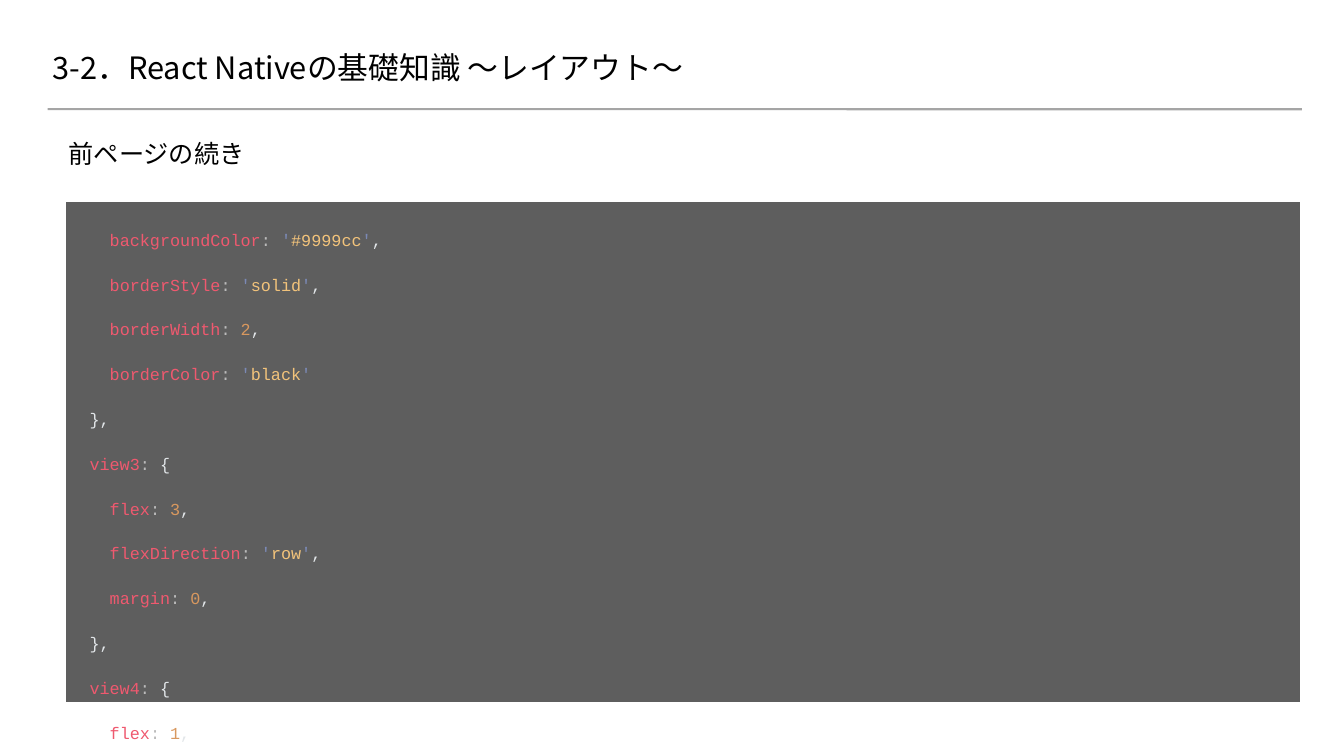
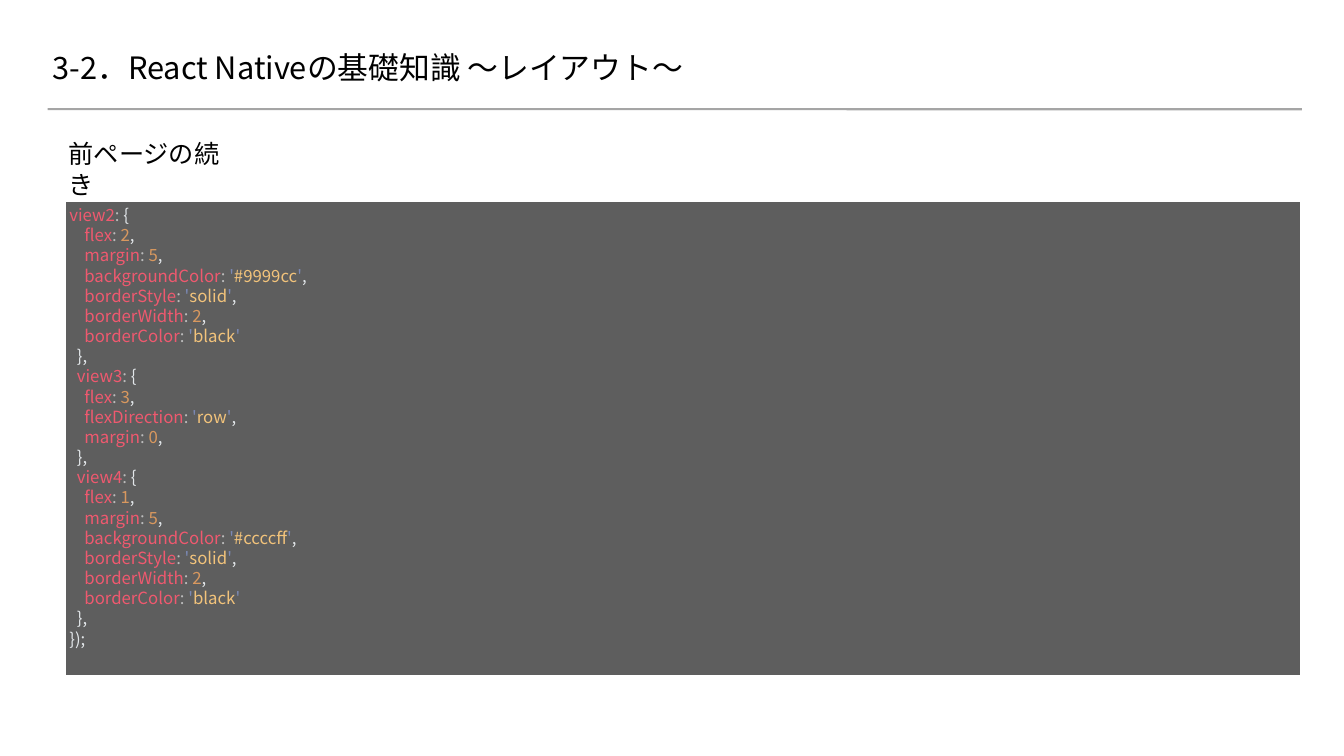
Before and after one commit to 2018SYSTEMI34/diary, a slide deck: slide 15 of doc/02_SlideShare/01.ネタ/３_ReactNative基礎知識/react-native.pptx (slide 16 before the commit). Drawn at 1344x756 pixels with LibreOffice and Linux fonts; fonts in the diff are those of the drawing; background and template pictures are left out. Boxes give left, top, right and bottom in pixels: in the first picture for what was removed or moved away, otherwise in the second. Text is boxed around its words. In the diff, an @@ line names an element or a change of style, - is before the commit and + after.

```diff
--- a/doc/02_SlideShare/01.ネタ/３_ReactNative基礎知識/react-native.pptx
+++ b/doc/02_SlideShare/01.ネタ/３_ReactNative基礎知識/react-native.pptx
@@ text "前ページの続き" at bbox=[69, 141, 220, 196]: font Arial to Noto Sans CJK JP @@
@@ rectangle "view2: {": place and size @@
-rectangle "view2: {" at bbox=[65, 200, 1303, 704]
+rectangle "view2: {" at bbox=[65, 200, 1303, 677]
@@ text in rectangle at bbox=[69, 208, 163, 265]: paragraphs added @@
+view2: {
+flex: 2,
+margin: 5,
@@ text in rectangle at bbox=[77, 268, 306, 604]: font Courier New to Noto Sans CJK JP; line spacing 32pt to 1 @@
```
Also in this commit, not shown: 14 other slides changed, 1 slide removed.
